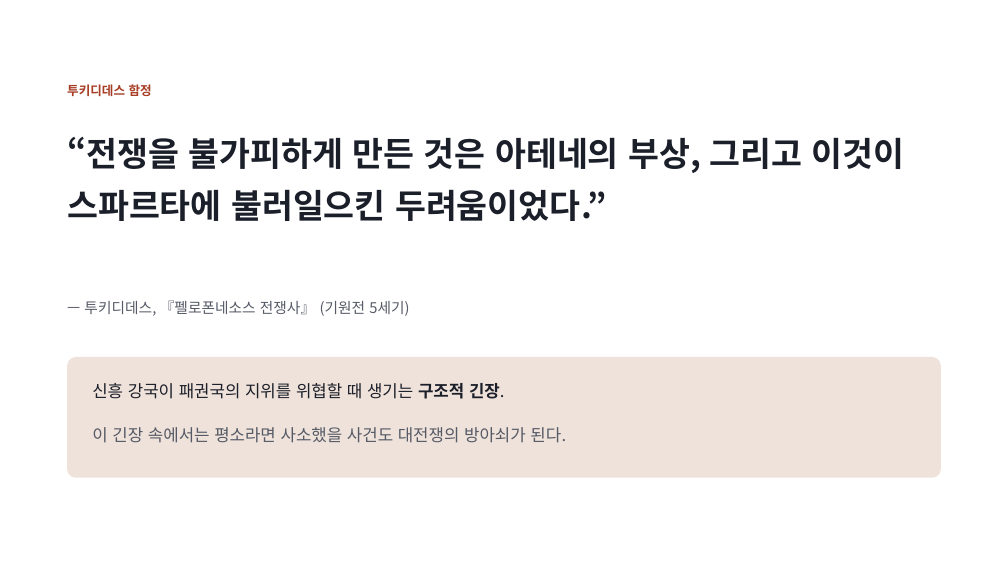
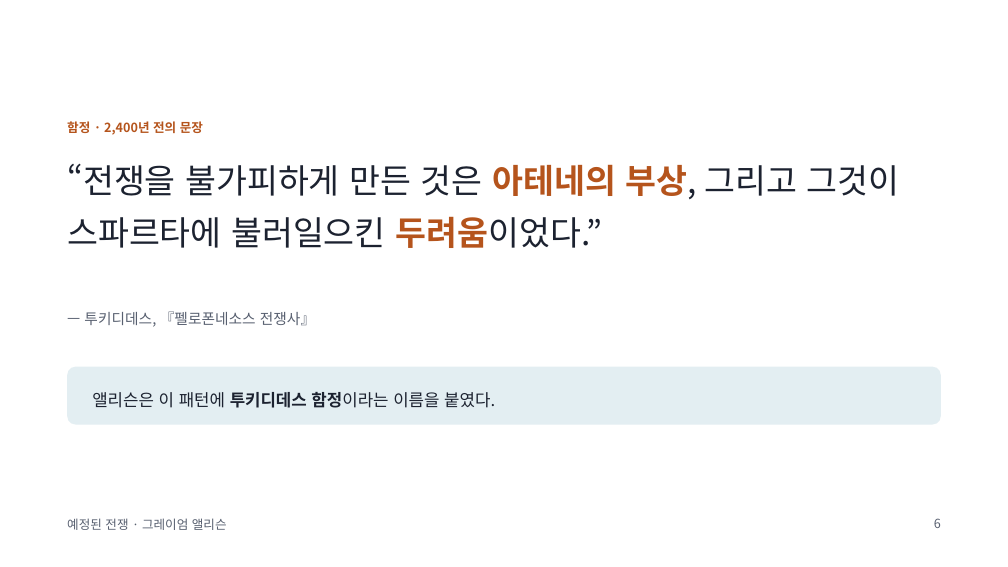
Before and after one commit to hpark1947/Politics, a slide deck: slide 6 of 발표자료/예정된 전쟁.pptx (slide 4 before the commit). Drawn at 1008x567 pixels with LibreOffice and Linux fonts; fonts in the diff are those of the drawing. Boxes give left, top, right and bottom in pixels: in the first picture for what was removed or moved away, otherwise in the second. Text is boxed around its words. In the diff, an @@ line names an element or a change of style, - is before the commit and + after.

```diff
--- a/발표자료/예정된 전쟁.pptx
+++ b/발표자료/예정된 전쟁.pptx
@@ text removed at <box>67,84,152,96</box> @@
-투키디데스 함정
@@ text added at <box>67,121,203,135</box>, 12 pt, text #B5541C, bold @@
+함정 · 2,400년 전의 문장
@@ text at <box>67,164,899,248</box>: text changed; text colour #1B1F2A to #1C2230; bold off @@
-“전쟁을 불가피하게 만든 것은 아테네의 부상, 그리고 이것이 스파르타에 불러일으킨 두려움이었다.”
+“전쟁을 불가피하게 만든 것은 아테네의 부상, 그리고 그것이 스파르타에 불러일으킨 두려움이었다.”
@@ text at <box>84,311,315,327</box>: text changed; text colour #555A66 to #586070 @@
-— 투키디데스, 『펠로폰네소스 전쟁사』 (기원전 5세기)
+— 투키디데스, 『펠로폰네소스 전쟁사』
@@ rounded rectangle: place and size @@
-rounded rectangle at <box>67,357,941,478</box>
+rounded rectangle at <box>67,367,941,425</box>
@@ rounded rectangle at <box>67,367,941,425</box>: fill #EFE2DA to #E3EEF2; proportions changed @@
@@ text removed at <box>92,383,505,399</box> @@
-신흥 강국이 패권국의 지위를 위협할 때 생기는 구조적 긴장.
@@ text added at <box>92,392,495,408</box>, 16 pt, text #1C2230 @@
+앨리슨은 이 패턴에 투키디데스 함정이라는 이름을 붙였다.
@@ text removed at <box>92,427,566,443</box> @@
-이 긴장 속에서는 평소라면 사소했을 사건도 대전쟁의 방아쇠가 된다.
@@ text added at <box>67,518,227,530</box>, 12 pt, text #586070 @@
+예정된 전쟁 · 그레이엄 앨리슨
@@ page number added at <box>934,518,941,528</box>, 12 pt, text #586070 @@
+6
```
Also in this commit, not shown: 16 other slides changed, 35 slides added, 3 slides removed.
